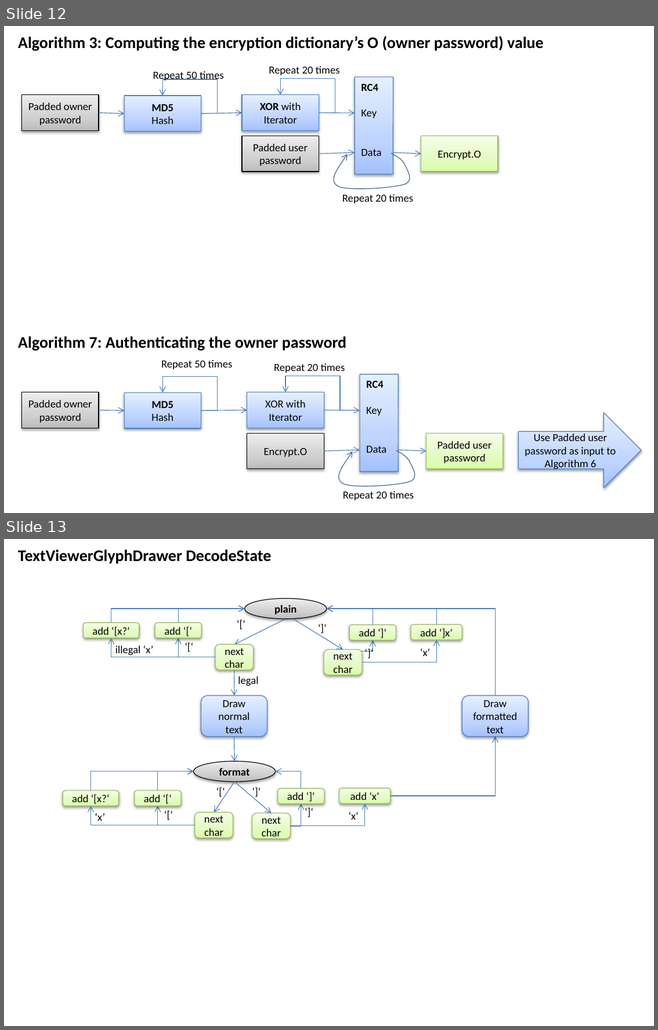
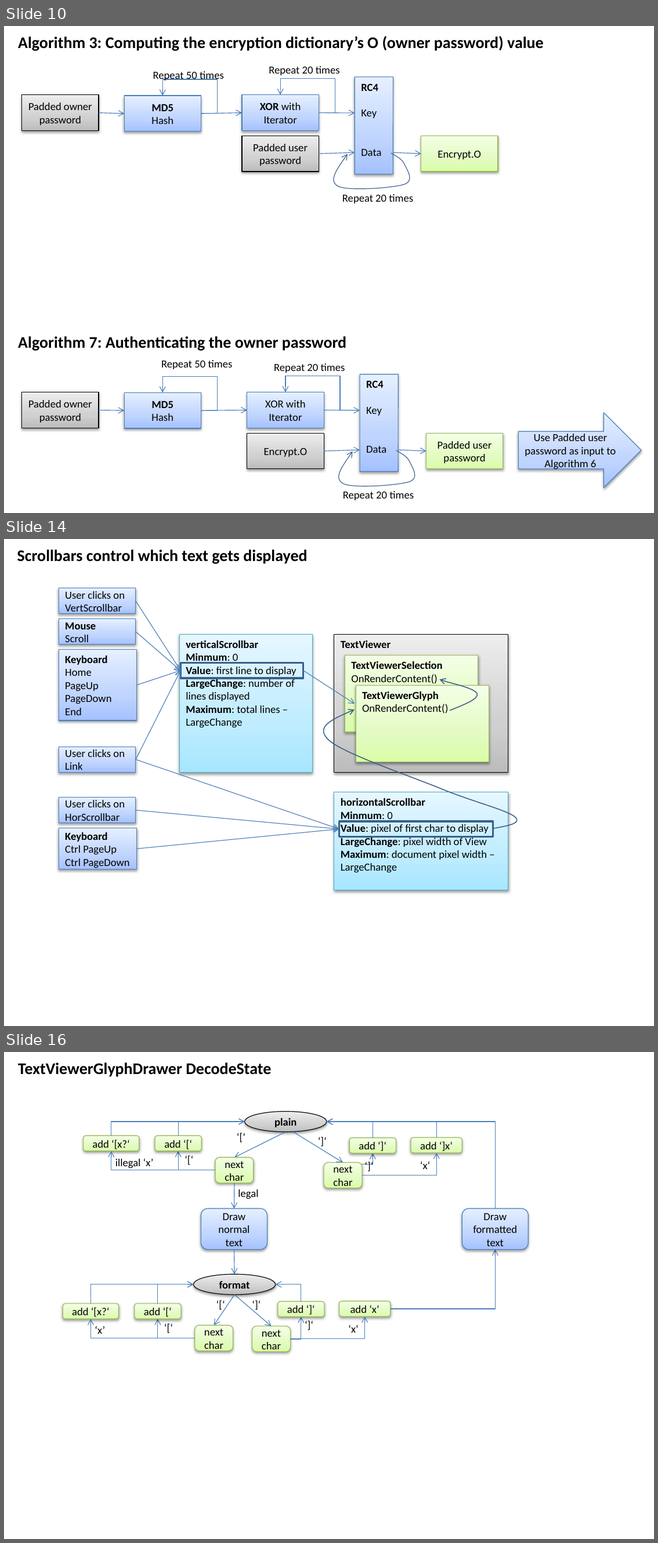
Before and after one commit to PeterHuberSg/PdfParser, a slide deck: PdfParser Design.pptx. Shown one above the other, each under a label of ours: slides 12 and 13 before the commit, slides 10, 14 and 16 after it; the slides between them are not shown. The pictures are 658x1030 and 658x1543 pixels, drawn with LibreOffice and Linux fonts; fonts in the diff are those of the drawing. Boxes give left, top, right and bottom in pixels: in the first picture for what was removed or moved away, otherwise in the second. Text is boxed around its words. In the diff, an @@ line names an element or a change of style, - is before the commit and + after.

```diff
--- a/PdfParser Design.pptx
+++ b/PdfParser Design.pptx
@@ slide 14 added at <box>4,539,654,1026</box>, background #FFFFFF @@
@@ text added at <box>17,549,307,564</box>, 18 pt, text #000000, bold @@
+Scrollbars control which text gets displayed
@@ rectangle added at <box>59,588,136,614</box>, fill gradient #A4C4FF to #BFD4FF to #E6EEFF, outline #4B7EBC 0.75 pt, 12 pt, text #000000 @@
+User clicks on VertScrollbar
@@ arrow added from (136, 600) to (181, 671), #4B7EBC 0.75 pt @@
@@ rectangle added at <box>59,619,136,644</box>, fill gradient #A4C4FF to #BFD4FF to #E6EEFF, outline #4B7EBC 0.75 pt, 12 pt, text #000000 @@
+Mouse
+Scroll
@@ arrow added from (136, 632) to (181, 671), #4B7EBC 0.75 pt @@
@@ rectangle added at <box>179,635,313,773</box>, fill gradient #A7E6FF to #C1EDFF to #E7F8FF, outline #46AAC5 0.75 pt, 12 pt, text #000000 @@
+verticalScrollbar
+Minmum: 0
+Value: first line to display
+LargeChange: number of lines displayed
+Maximum: total lines –
+LargeChange
@@ rectangle added at <box>334,635,508,772</box>, fill gradient #BDBDBD to #D1D1D1 to #EEEEEE, outline #000000 0.75 pt, 12 pt, text #000000, bold @@
+TextViewer
@@ rectangle added at <box>59,649,136,720</box>, fill gradient #A4C4FF to #BFD4FF to #E6EEFF, outline #4B7EBC 0.75 pt, 12 pt, text #000000 @@
+Keyboard
+Home
+PageUp
+PageDown
+End
@@ rectangle added at <box>345,655,478,732</box>, fill gradient #DAFDA7 to #E4FCC2 to #F5FFE7, outline #98B955 0.75 pt, 12 pt, text #000000, bold @@
+TextViewerSelection
+OnRenderContent()
@@ arrow added from (136, 760) to (181, 671), #4B7EBC 0.75 pt @@
@@ arrow added from (136, 685) to (181, 671), #4B7EBC 0.75 pt @@
@@ rectangle added at <box>181,663,303,679</box>, outline #3A5F8C 2 pt @@
@@ arrow added from (303, 671) to (354, 704), #4B7EBC 0.75 pt @@
@@ rectangle added at <box>355,685,489,762</box>, fill gradient #DAFDA7 to #E4FCC2 to #F5FFE7, outline #98B955 0.75 pt, 12 pt, text #000000 @@
+TextViewerGlyph
+OnRenderContent()
@@ freeform shape added at <box>439,679,477,711</box>, outline #3A5F8C 1 pt @@
@@ freeform shape added at <box>324,710,517,829</box>, outline #3A5F8C 1 pt @@
@@ rectangle added at <box>59,747,136,772</box>, fill gradient #A4C4FF to #BFD4FF to #E6EEFF, outline #4B7EBC 0.75 pt, 12 pt, text #000000 @@
+User clicks on Link
@@ arrow added from (136, 760) to (339, 830), #4B7EBC 0.75 pt @@
@@ rectangle added at <box>59,798,136,823</box>, fill gradient #A4C4FF to #BFD4FF to #E6EEFF, outline #4B7EBC 0.75 pt, 12 pt, text #000000 @@
+User clicks on HorScrollbar
@@ rectangle added at <box>334,792,508,890</box>, fill gradient #A7E6FF to #C1EDFF to #E7F8FF, outline #46AAC5 0.75 pt, 12 pt, text #000000 @@
+horizontalScrollbar
+Minmum: 0
+Value: pixel of first char to display
+LargeChange: pixel width of View
+Maximum: document pixel width –
+LargeChange
@@ arrow added from (136, 810) to (339, 830), #4B7EBC 0.75 pt @@
@@ rectangle added at <box>59,828,136,870</box>, fill gradient #A4C4FF to #BFD4FF to #E6EEFF, outline #4B7EBC 0.75 pt, 12 pt, text #000000 @@
+Keyboard
+Ctrl PageUp
+Ctrl PageDown
@@ arrow added from (136, 849) to (339, 830), #4B7EBC 0.75 pt @@
@@ rectangle added at <box>339,821,492,837</box>, outline #3A5F8C 2 pt @@
@@ what was slide 12 is now slide 10 @@
@@ what was slide 13 is now slide 16 @@
```
Also in this commit, not shown: 3 slides changed, 1 other slide added, 12 other files.
